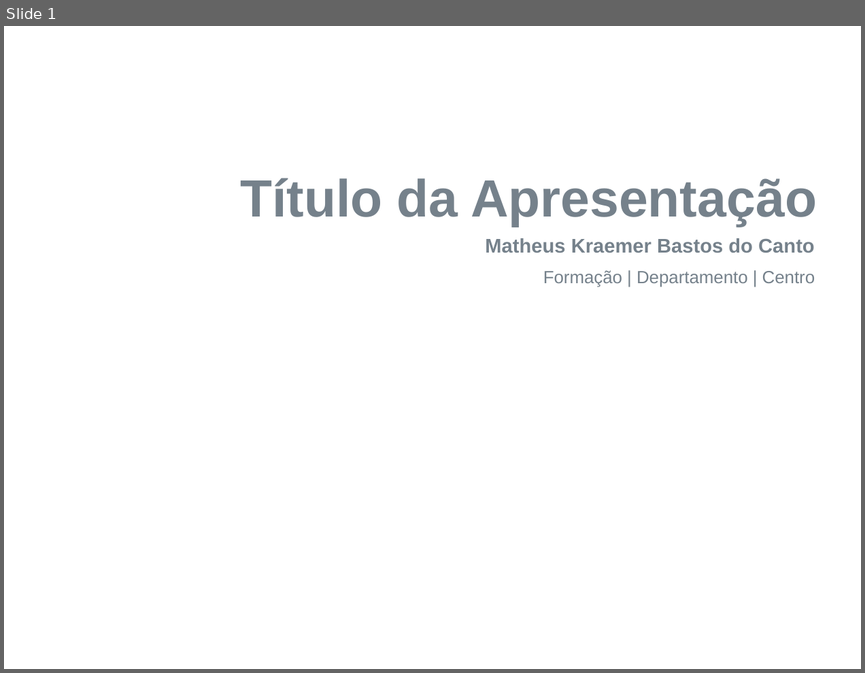
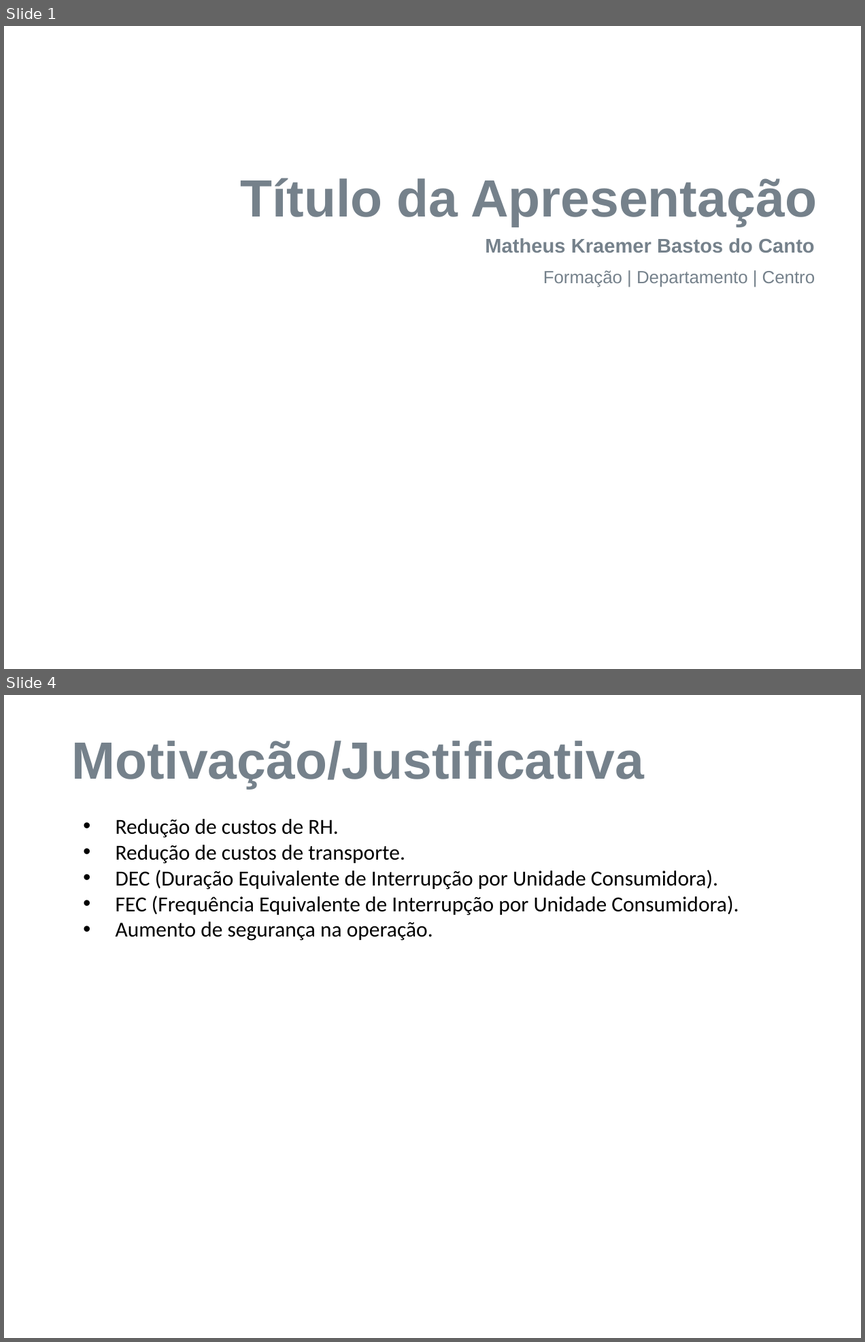
Before and after one commit to matheuskraemer/pfc, a slide deck: doc/apresentacao/Tema-Apresentação-Exemplo.ppt. Shown one above the other, each under a label of ours: slide 1 before the commit, slides 1 and 4 after it; the slides between them are not shown. The pictures are 865x673 and 865x1342 pixels, drawn with LibreOffice and Linux fonts; fonts in the diff are those of the drawing; background and template pictures are left out. Boxes give left, top, right and bottom in pixels: in the first picture for what was removed or moved away, otherwise in the second. Text is boxed around its words. In the diff, an @@ line names an element or a change of style, - is before the commit and + after.

```diff
--- a/doc/apresentacao/Tema-Apresentação-Exemplo.ppt
+++ b/doc/apresentacao/Tema-Apresentação-Exemplo.ppt
@@ slide 4 added at (4,695,861,1338), background picture (left out) @@
@@ title added at (71,741,644,789), 44 pt, text #75818B, bold @@
+Motivação/Justificativa
@@ text added at (116,819,738,940), 18 pt, text #000000 @@
+• Redução de custos de RH.
+• Redução de custos de transporte.
+• DEC (Duração Equivalente de Interrupção por Unidade Consumidora).
+• FEC (Frequência Equivalente de Interrupção por Unidade Consumidora).
+• Aumento de segurança na operação.
```
Also in this commit, not shown: 14 slides changed, 24 other slides added, 12 slides removed, 1 other file.
